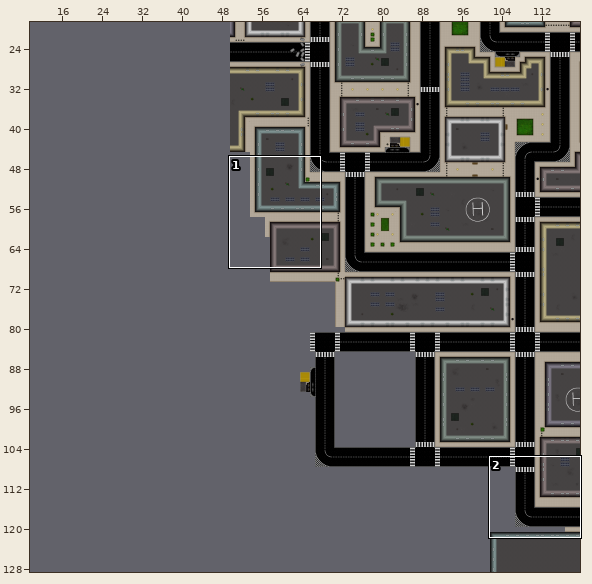
An edit to a level. Tiled map, Assets/maps/level1.tmx. Above: a wide view before the commit, with the close-up outlined.
Close-up. As it was:
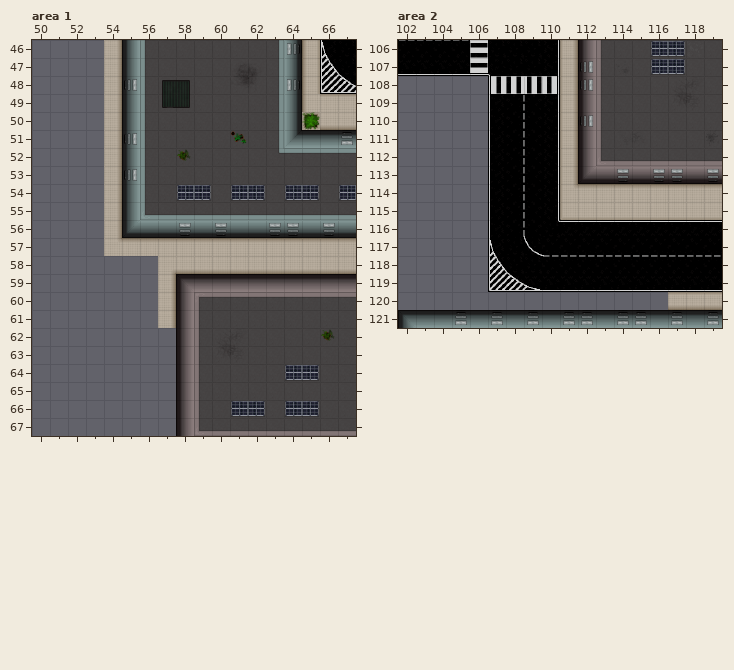
Cells are 32x32 px. Shown: area 1 x 50..67, y 46..67; area 2 x 102..119, y 106..121. The commit also changed other parts of the map, which this record leaves out. The old version is drawn lined up with the new one.
The result:
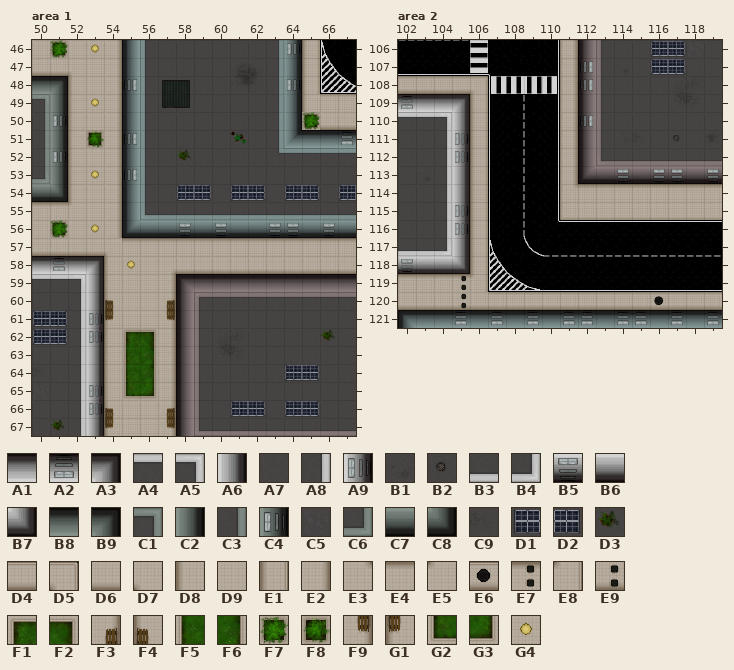
Key: from "buildings": A1 1, A2 2, A3 4, A4 17, A5 18, A6 19, A7 32, A8 33, A9 34, B1 37, B2 42, B3 47, B4 48, B5 62, B6 63, B7 64, B8 76, B9 79, C1 93, C2 94, C3 108, C4 109, C5 112, C6 123, C7 138, C8 139, C9 246, D1 247, D2 248, D3 250; from "roads": D4 1, D5 2, D6 6, D7 7, D8 8, D9 11, E1 12, E2 15, E3 16, E4 17, E5 18, E6 39, E7 77, E8 78, E9 87, F1 194, F2 195, F3 198, F4 199, F5 204, F6 205, F7 206, F8 207, F9 208, G1 209, G2 214, G3 215, G4 216.
__ is an empty cell.
Tiles replaced or removed in this view: A7, E2, E3.
The edit:
Changed rows in their new state; .. is an unchanged cell.
map size 175x150 -> 225x150 cells (old content now starts at 50,0; both pictures use the new coordinates)
Layer "Tile Layer 1", area 1:
first column x 50:
46 D9 F7 D9 G4 .. .. .. ..
47 D6 D6 D7 D9 .. .. .. ..
48 B8 B9 D8 D9 .. .. .. ..
49 C1 C2 D8 G4 .. .. .. ..
50 C3 C4 D8 D9 .. .. .. ..
51 C3 C2 D8 F8 .. .. .. ..
52 C3 C4 D8 D9 .. .. .. ..
53 C6 C2 D8 G4 .. .. .. ..
54 C7 C8 D8 D9 .. .. .. ..
55 E4 E4 E5 D9 .. .. .. ..
56 D9 F7 D9 G4 .. .. .. ..
57 D6 D6 D6 D6 D7 .. .. ..
58 .. .. .. .. D8 G4 D9 ..
59 .. .. .. .. D8 D9 D9 ..
60 .. .. .. .. F4 D9 D9 F3
61 .. .. .. .. G1 D9 D9 F9
62 .. .. .. .. D8 F1 F2 E2
63 .. .. .. .. D8 F5 F6 E2
64 .. .. .. .. D8 F5 F6 E2
65 .. .. .. .. D8 G2 G3 E2
66 .. .. .. .. F4 D9 D9 F3
67 .. .. .. .. G1 D9 D9 F9
Layer "Collisions", area 1:
first column x 50:
58 A1 A2 A1 A3
59 A4 A4 A5 A6
60 A7 A7 A8 A6
61 D1 D2 A8 A9
62 D1 D2 A8 A9
63 A7 A7 A8 A6
64 C9 A7 A8 A6
65 C5 A7 A8 A9
66 A7 A7 A8 A9
67 A7 D3 A8 A6
Layer "Tile Layer 1", area 2:
first column x 102:
108 D4 D4 D4 D4 D5 .. .. .. .. .. .. .. .. .. ..
109 .. .. .. .. E1 .. .. .. .. .. .. .. .. .. ..
110 .. .. .. .. E1 .. .. .. .. .. .. .. .. .. ..
111 .. .. .. .. E1 .. .. .. .. .. .. .. .. .. ..
112 .. .. .. .. E1 .. .. .. .. .. .. .. .. .. ..
113 .. .. .. .. E1 .. .. .. .. .. .. .. .. .. ..
114 .. .. .. .. E1 .. .. .. .. .. .. .. .. .. ..
115 .. .. .. .. E1 .. .. .. .. .. .. .. .. .. ..
116 .. .. .. .. E1 .. .. .. .. .. .. .. .. .. ..
117 .. .. .. .. E1 .. .. .. .. .. .. .. .. .. ..
118 .. .. .. .. E1 .. .. .. .. .. .. .. .. .. ..
119 E4 E4 E4 .. E8 .. .. .. .. .. .. .. .. .. ..
120 D6 D6 D6 .. D6 D4 D4 D4 D4 D4 D4 D4 D4 D4 E6
Layer "Collisions", area 2:
first column x 102:
109 A2 A1 A1 A3 .. .. .. .. .. .. .. .. .. .. .. ..
110 A4 A4 A5 A6 .. .. .. .. .. .. .. .. .. .. .. ..
111 A7 A7 A8 A9 .. .. .. .. .. .. .. .. .. .. .. B2
112 A7 A7 A8 A9 .. .. .. .. .. .. .. .. .. .. .. ..
113 A7 B1 A8 A6 .. .. .. .. .. .. .. .. .. .. .. ..
114 A7 A7 A8 A6 .. .. .. .. .. .. .. .. .. .. .. ..
115 A7 A7 A8 A9 .. .. .. .. .. .. .. .. .. .. .. ..
116 A7 A7 A8 A9 .. .. .. .. .. .. .. .. .. .. .. ..
117 B3 B3 B4 A6 .. .. .. .. .. .. .. .. .. .. .. ..
118 B5 B6 B6 B7 .. .. .. .. .. .. .. .. .. .. .. ..
119 .. .. .. E7 .. .. .. .. .. .. .. .. .. .. .. ..
120 .. .. .. E9 .. .. .. .. .. .. .. .. .. .. .. ..
Changed places in both close-ups, as pixel boxes (x1, y1, x2, y2):
changed: (32, 40, 176, 436)
added: (398, 76, 668, 310)
changed: (673, 135, 679, 142)
